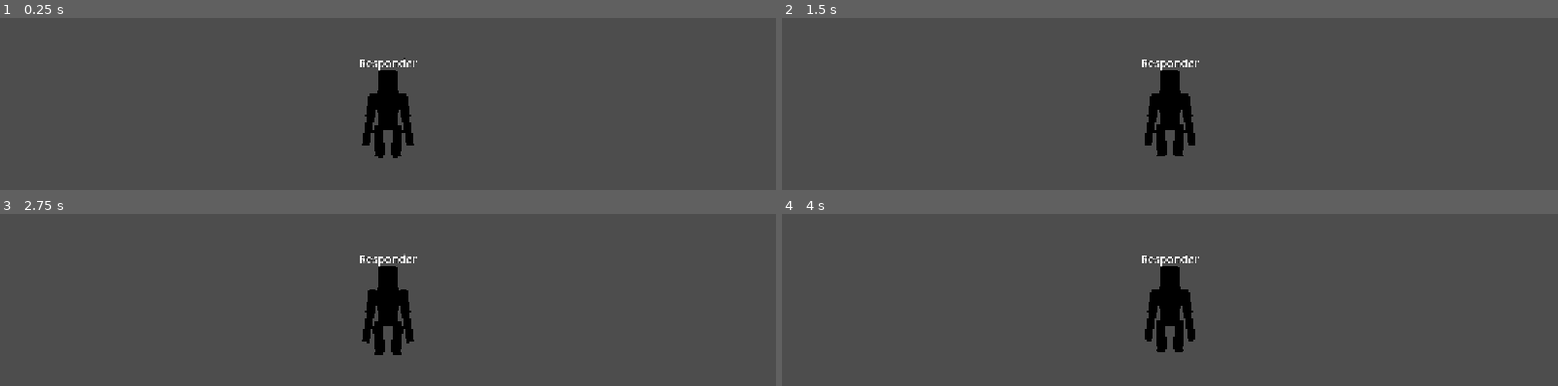
Above: before the commit, frames 1-4 (two rows, left to right).
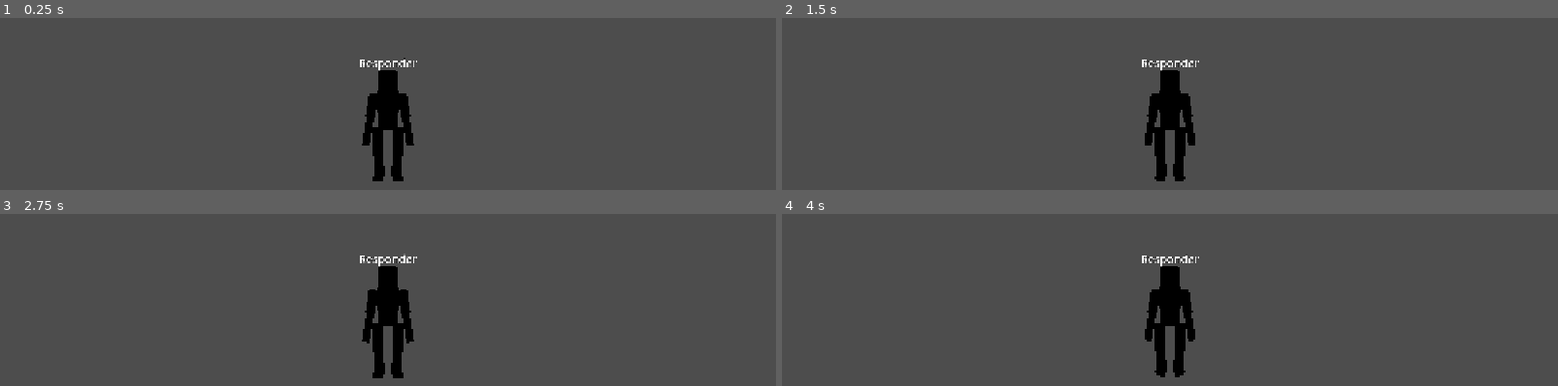
Above: after the commit, the same moments.

Repository: GodotGarden/search-and-rescue
Game: Godot game, scene res://scenes/player/Responder.tscn
Same seed, same stepped clock (60 frames per second), same inputs: the game is played once before the commit and once after it. This scene is started directly instead of the project's main scene.
Inputs (mouse positions are in pixels of both pictures, inside the frame that each line leads up to):
- Up to frame 1 (0.25 s): no input
- Up to frame 2 (1.5 s): tap Enter at 0.5 s; move the mouse to (1208, 71) at 0.52 s; hold 1 (equip_tool_1) 0.53-1.28 s; hold W (move_forward) from 0.53 s (still down); tap Space (jump) at 0.77, 1.25 s; move the mouse to (1131, 74) at 1.27 s; tap 2 (equip_tool_2) at 1.35 s
- Up to frame 3 (2.75 s): keep holding W (move_forward); tap Space (jump) at 1.52 s; tap Enter at 2 s; move the mouse to (403, 262) at 2.02 s; hold 3 (equip_tool_3) from 2.03 s (still down)
- Up to frame 4 (4 s): keep holding W (move_forward); tap Space (jump) at 2.75, 3.02, 3.77 s; move the mouse to (1162, 275) at 2.77 s; release 3 (equip_tool_3) at 2.78 s; tap E (interact) at 2.85 s; tap Enter at 3.5 s; move the mouse to (1224, 274) at 3.52 s; hold Shift (sprint) from 3.53 s (still down)

The runs differ from the first frame. In frame 1, 0.5% of the frame differs, in the area x 48-52%, y 62-95%; in frame 2, 0.5%, in the area x 48-52%, y 61-95%; in frame 3, 0.5%; in frame 4, 0.5%.

Commit message:
Fix airborne pose sweeping legs backward instead of tucking knees up
AIRBORNE_HIP_LIFT was positive, which the walk cycle's own convention
(knees bend when hip rotation is negative) makes hip *extension*, not
flexion — so jumping swept the thighs backward and the knee's
backward-only bend compounded it further, curling the legs up behind
the body. Flipped the sign so the thigh lifts forward, and increased
both magnitudes so the tuck reads clearly at gameplay camera distance.

Diff:
--- a/scripts/character/procedural_locomotion.gd
+++ b/scripts/character/procedural_locomotion.gd
@@ -29,8 +29,8 @@
 const TORSO_IDLE_SWAY := 0.03
 const HEAD_IDLE_SWAY := 0.02
 
-const AIRBORNE_HIP_LIFT := 0.35
-const AIRBORNE_KNEE_BEND := 0.55
+const AIRBORNE_HIP_LIFT := -0.6
+const AIRBORNE_KNEE_BEND := 0.9
 const AIRBORNE_SHOULDER_LIFT := -0.25
 const AIRBORNE_BLEND_RATE := 6.0
 
